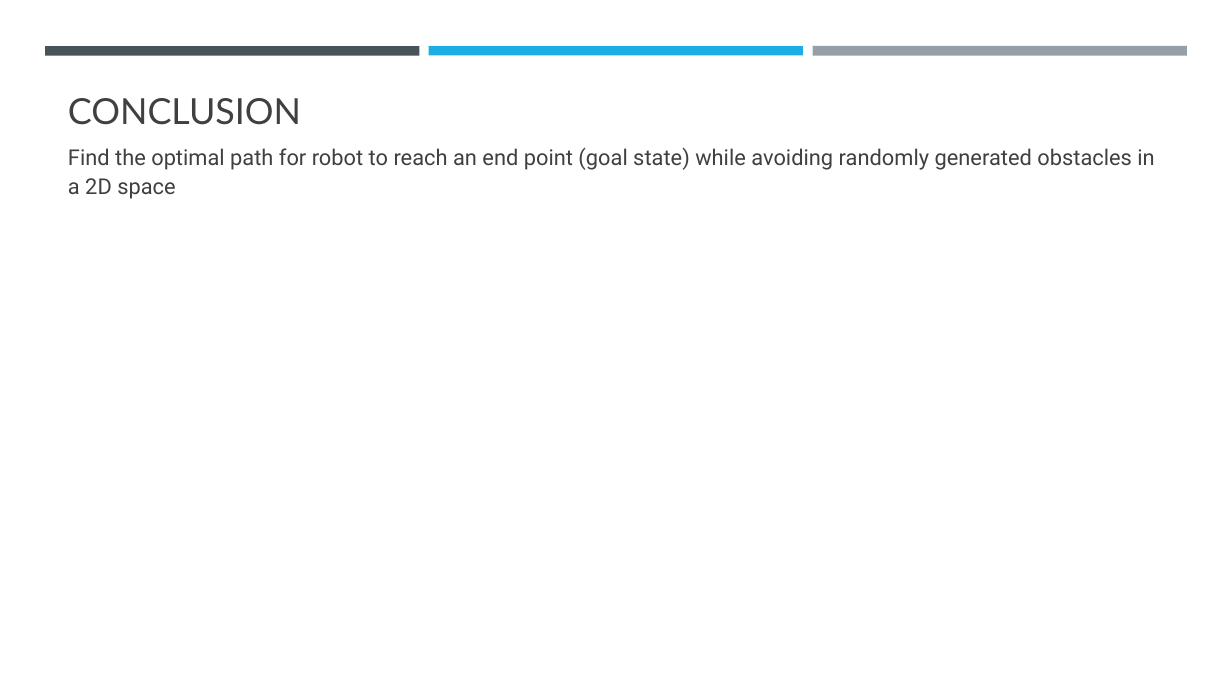
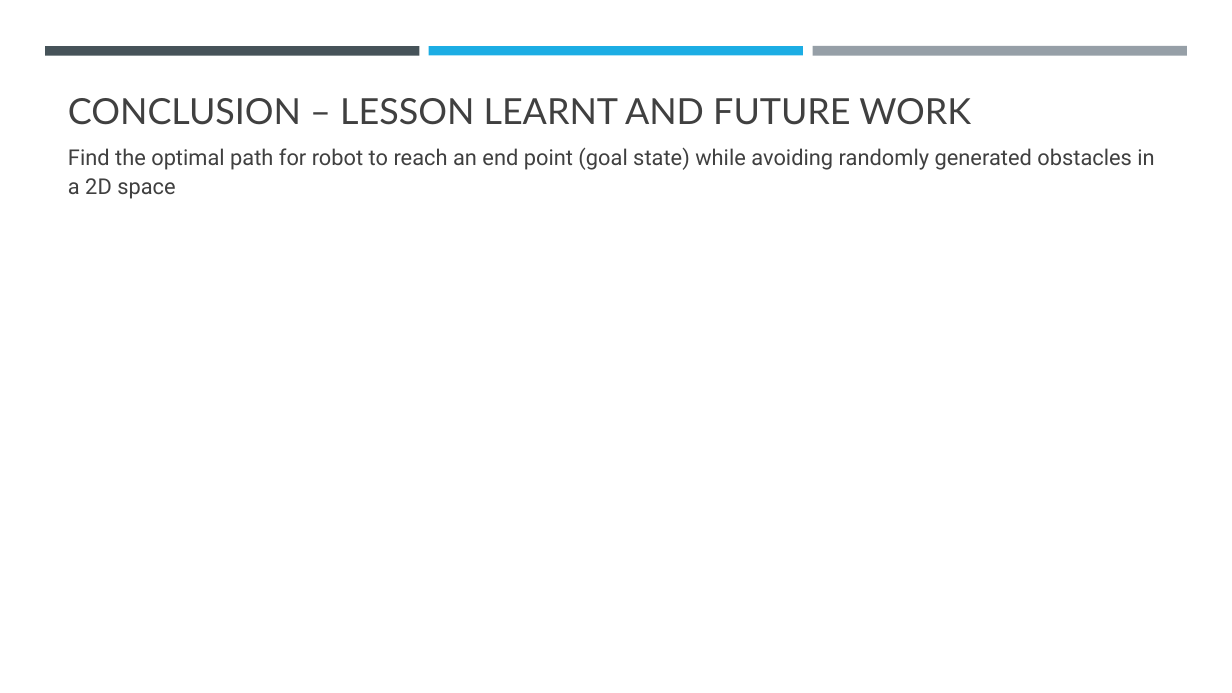
Before and after one commit to ravasconcelos/rl_obstacle_avoidance, a slide deck: slide 9 of notebook/Robot Obstacle avoidance with reinforcement learning.pptx (slide 6 before the commit). Drawn at 1232x693 pixels with LibreOffice and Linux fonts; fonts in the diff are those of the drawing. Boxes give left, top, right and bottom in pixels: in the first picture for what was removed or moved away, otherwise in the second. Text is boxed around its words. In the diff, an @@ line names an element or a change of style, - is before the commit and + after.

```diff
--- a/notebook/Robot Obstacle avoidance with reinforcement learning.pptx
+++ b/notebook/Robot Obstacle avoidance with reinforcement learning.pptx
@@ title at box(68, 98, 971, 125): text changed @@
-CONCLUSION
+CONCLUSION – LESSON LEARNT AND FUTURE WORK
```
Also in this commit, not shown: 4 other slides changed, 3 slides added.
